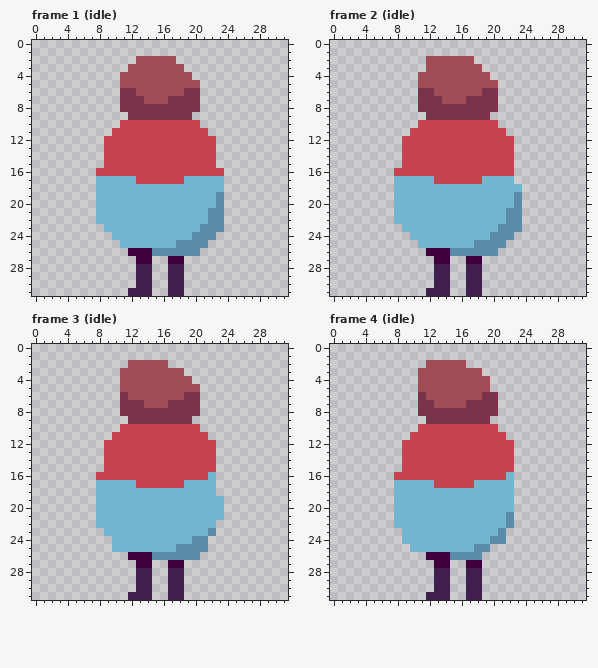
One commit to this pixel-art file: __aseprite__/player.aseprite. The picture above was drawn from the file before the commit.
32x32 pixels, 24 frames. Shown: frame 1 (idle), frame 2 (idle), frame 3 (idle), frame 4 (idle). The commit also changed other frames, which this record leaves out.
New version:
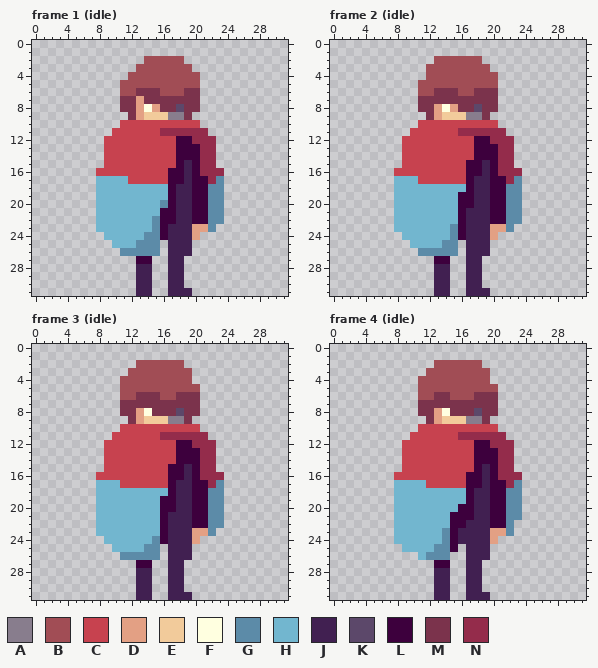
Palette (. is transparent): A #887d8d  B #a14d55  C #c7424f  D #e3a084  E #f2cb9b  F #ffffe0  G #5c8ba8  H #72b6cf  J #412051  K #5c486a  L #3d003d  M #7b334c  N #942c4b
Diff:
layer "up/character" now hidden
layer "up/cape" now hidden
layer "down/character" now shown
layer "down/cape" now shown
Frame 1 (idle):
y 2: x 13 B -> .; x 18 . -> B
y 3: x 12 B -> .; x 19 . -> B
y 4: x 11 B -> .; x 20 . -> B
y 6: x 11..15 MMBBB -> BBMMM
y 7: x 13..16 MBBB -> DMMM
y 8: x 13..15 MMM -> DFD; x 18 M -> K
y 9: x 13..18 MMMMMM -> DEEEAA
y 11: x 16..21 CCCCCC -> NNNNNN
y 12: x 18..22 CCCCC -> LLNNN
y 13..14: x 18..22 CCCCC -> LLLNN
y 15: x 18..22 CCCCC -> LJLNN
y 16: x 17..23 CCCCCCC -> LLJLNNN
y 17: x 12 H -> C; x 17..23 CCHHHHH -> LLJLLNG
y 18: x 17..23 HHHHHHH -> LJJLLGG
y 19: x 17..22 HHHHHH -> LJJLLG
y 20: x 16..22 HHHHHHH -> GLJJLLG
y 21: x 16..21 HHHHHH -> LLJJLL
y 22: x 15..21 HHHHHHH -> GLLJJLL
y 23: x 8 . -> H; x 15..21 HHHHHHG -> GLJJJDD; x 23 G -> .
y 24: x 9 . -> H; x 14..22 HHHHHHGGG -> GGLJJJD..
y 25: x 10 . -> H; x 13..21 HHHHHGGGG -> GGG.JJJ..
y 26: x 11..14 .LLL -> GGGG; x 16..20 GGGGG -> .JJJ.
y 27: x 17..18 LL -> JJ
y 31: x 12 J -> .; x 19 . -> J
Frame 2 (idle):
y 2: x 12 B -> .; x 18 . -> B
y 3: x 19 . -> B
y 4: x 11 B -> .; x 20 . -> B
y 6: x 11..15 MMBBB -> BBMMM; x 18 B -> M
y 7: x 14..16 BBB -> MMM
y 8: x 13..15 MMM -> DFD; x 18 M -> K
y 9: x 13..18 MMMMMM -> DEEEAA
y 11: x 16..21 CCCCCC -> NNNNNN
y 12: x 18..22 CCCCC -> LLNNN
y 13..14: x 18..22 CCCCC -> LLLNN
y 15: x 17..22 CCCCCC -> LLJLNN
y 16: x 17..23 CCCCCC. -> LLJLNNN
y 17: x 11..12 HH -> CC; x 17..23 CCHHHH. -> LJJLLNG
y 18: x 17..23 HHHHHHH -> LJJLLGG
y 19..20: x 16..22 HHHHHHH -> LLJJLLG
y 21..22: x 16..21 HHHHHH -> LJJJLL
y 23: x 8 . -> H; x 15..21 HHHHHHG -> GLJJJDD; x 23 G -> .
y 24: x 9 . -> H; x 15..22 HHHHHGGG -> GLJJJD..
y 25: x 10 . -> H; x 14..21 HHHHGGGG -> GG.JJJ..
y 26: x 11..14 .LLL -> GGGG; x 16..20 GGGGG -> .JJJ.
y 27: x 17..18 LL -> JJ
y 31: x 12 J -> .; x 19 . -> J
Frame 3 (idle):
y 2: x 12 B -> .; x 17..18 .. -> BB
y 3: x 11 B -> .; x 19 . -> B
y 6: x 11 M -> B; x 13..15 BBB -> MMM; x 18 B -> M
y 7: x 14..16 BBB -> MMM
y 8: x 13..14 MM -> DF; x 18 M -> K
y 9: x 13..18 MMMMMM -> DEEEAA
y 11: x 16..21 CCCCCC -> NNNNNN
y 12: x 18..22 CCCCC -> LLNNN
y 13..14: x 18..22 CCCCC -> LLLNN
y 15: x 17..22 CCCCCC -> LLJLNN
y 16: x 17..23 CCCCCH. -> LLJLNNN
y 17: x 11..12 HH -> CC; x 17..23 CCHHHH. -> LJJLLNG
y 18: x 17..23 HHHHHH. -> LJJLLGG
y 19..20: x 16..23 HHHHHHHH -> LLJJLLGG
y 21: x 16..23 HHHHHHHH -> LJJJLLGG
y 22: x 16..23 HHHHHHH. -> LJJJLLGG
y 23: x 8 . -> H; x 16..21 HHHHHH -> LJJJDD
y 24: x 9 . -> H; x 15..21 HHHHHGG -> GLJJJD.
y 25: x 14..21 HHHHGGGG -> GG.JJJ..
y 26: x 11..14 .LLL -> GGGG; x 16..20 GGGGG -> .JJJ.
y 27: x 17..18 LL -> JJ
y 31: x 12 J -> .; x 19 . -> J
Frame 4 (idle):
y 2: x 12 B -> .; x 17..18 .. -> BB
y 3: x 11 B -> .; x 19 . -> B
y 5: x 20 . -> B
y 6: x 11 M -> B; x 13..14 BB -> MM; x 18 B -> M
y 7: x 13..16 BBBB -> MMMM
y 8: x 13..14 MM -> DF; x 18 M -> K
y 9: x 13..18 MMMMMM -> DEEEAA
y 11: x 16..21 CCCCCC -> NNNNNN
y 12: x 18..22 CCCCC -> LLNNN
y 13..14: x 18..22 CCCCC -> LLLNN
y 15: x 18..22 CCCCC -> LJLNN
y 16: x 17..23 CCCCCH. -> LLJLNNN
y 17: x 12 H -> C; x 17..23 CHHHHH. -> LLJLLNG
y 18..19: x 17..23 HHHHHH. -> LJJLLGG
y 20: x 16..23 HHHHHHH. -> LLJJLLGG
y 21: x 15..21 HHHHHHH -> LLLJJLL; x 23 . -> G
y 22: x 15..21 HHHHHHH -> LLJJJLL
y 23: x 8 . -> H; x 14..22 HHHHHHHG. -> GLJJJJDDG
y 24: x 8 . -> H; x 14..21 HHHHHHGG -> GLJJJJD.
y 25: x 9 . -> H; x 13..19 HHHHHGG -> GGL.JJJ
y 26: x 11..19 .LLLGGGG. -> HGGG..JJJ
y 27: x 17..18 LL -> JJ
y 31: x 12 J -> .; x 19 . -> J
Pixel boxes of the changes (left, top, right, bottom) in both pictures:
changed: (96, 56, 224, 296)
changed: (394, 56, 522, 296)
changed: (96, 360, 224, 600)
changed: (394, 360, 522, 600)
